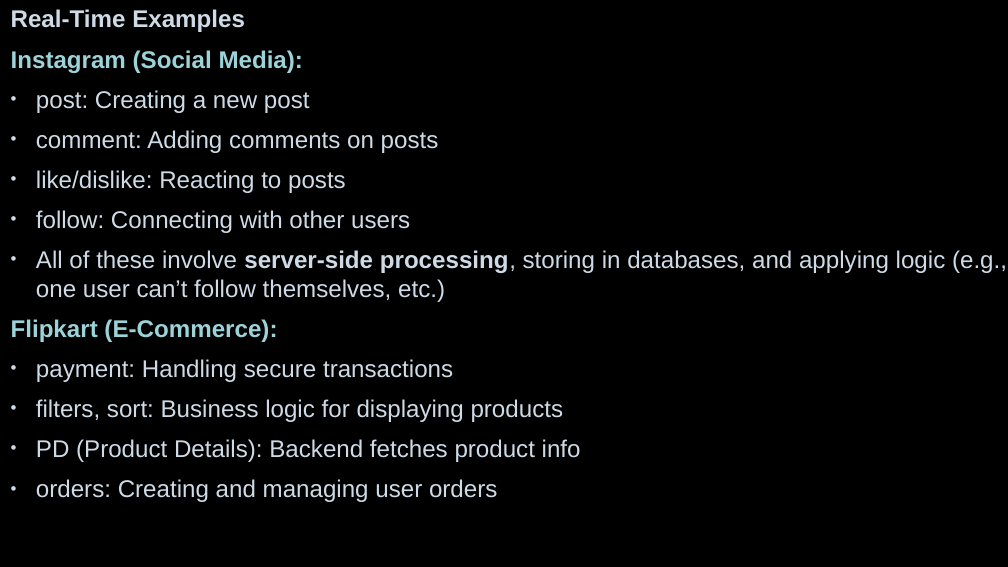
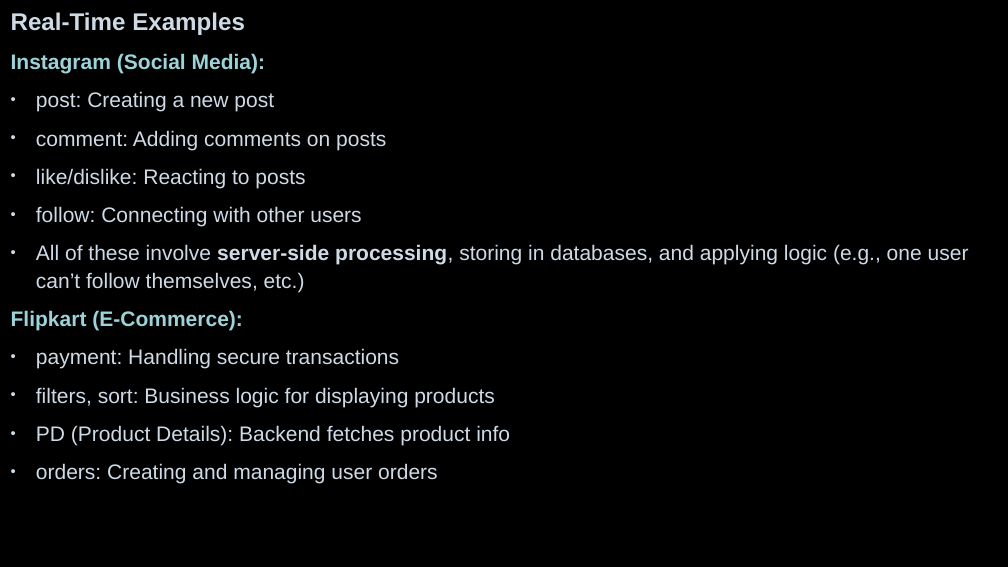
Before and after one commit to JhanaR/mylearnNode, a slide deck: slide 3 of BackEnd - Notes.pptx. Drawn at 1008x567 pixels with LibreOffice and Linux fonts; fonts in the diff are those of the drawing; background and template pictures are left out. Boxes give left, top, right and bottom in pixels: in the first picture for what was removed or moved away, otherwise in the second. Text is boxed around its words. In the diff, an @@ line names an element or a change of style, - is before the commit and + after.

```diff
--- a/BackEnd - Notes.pptx
+++ b/BackEnd - Notes.pptx
@@ text "Real-Time Examples" at [11,12,969,484]: size 23 to 20 pt; line spacing 1 to 1.1 @@
```
Also in this commit, not shown: 7 other slides changed, 4 slides added, 2 slides removed, 14 other files.
